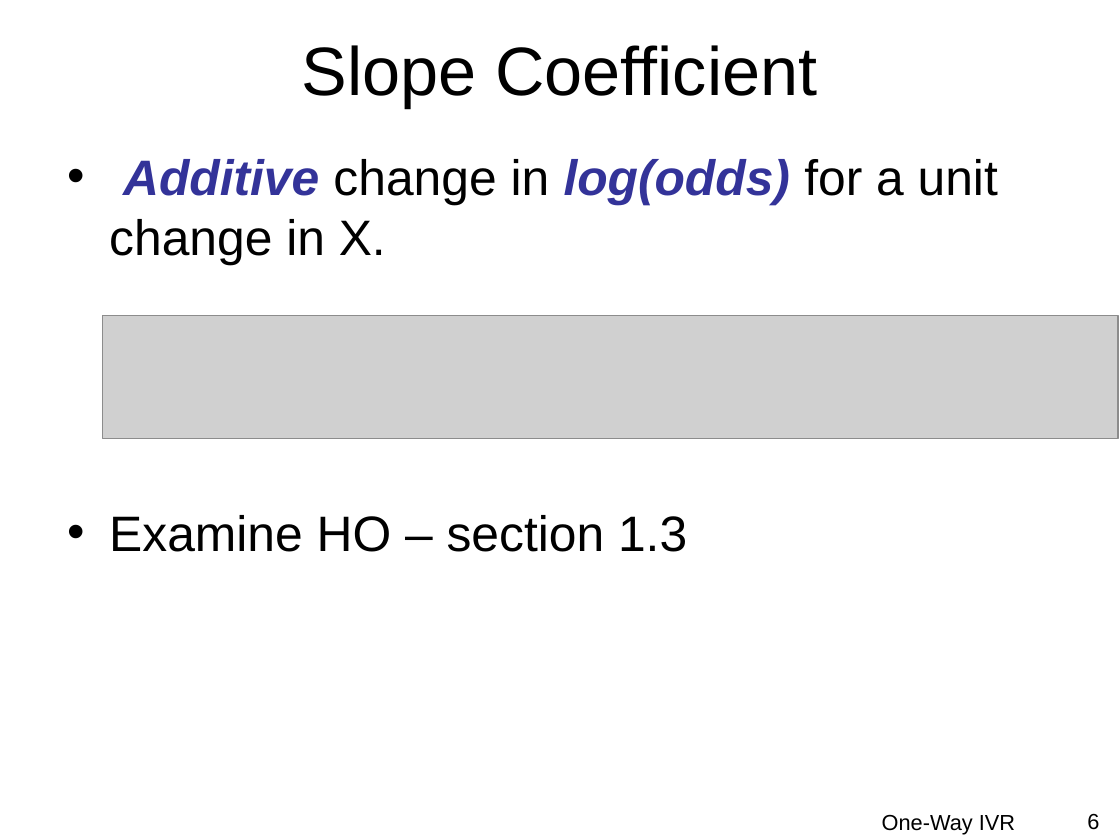
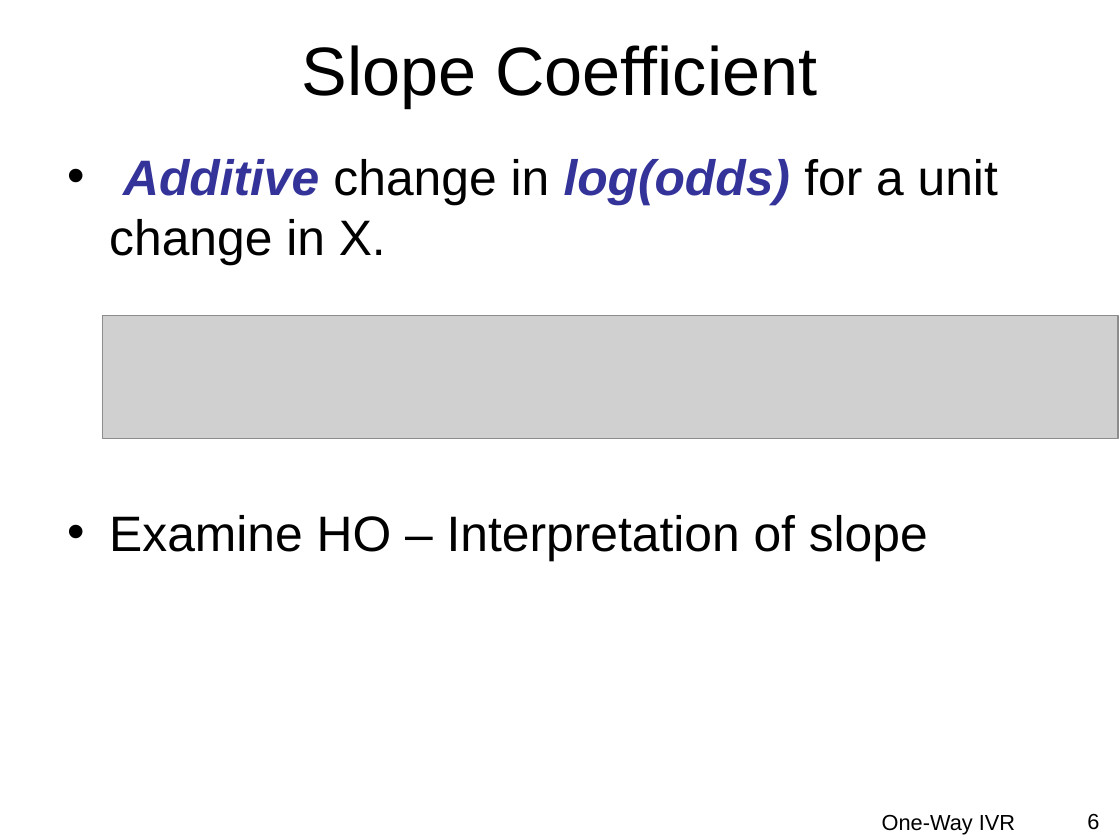
Before and after one commit to droglenc/NCMTH207, a slide deck: slide 6 of modules/LogisticRegression/PPT.pptx. Drawn at 1120x840 pixels with LibreOffice and Linux fonts; fonts in the diff are those of the drawing; grey boxes stand for pictures; background and template pictures are left out. Boxes give left, top, right and bottom in pixels: in the first picture for what was removed or moved away, otherwise in the second. Text is boxed around its words. In the diff, an @@ line names an element or a change of style, - is before the commit and + after.

```diff
--- a/modules/LogisticRegression/PPT.pptx
+++ b/modules/LogisticRegression/PPT.pptx
@@ text at bbox=[109, 515, 928, 561]: text changed @@
-• Examine HO – section 1.3
+• Examine HO – Interpretation of slope
```
Also in this commit, not shown: 7 other slides changed, 12 other files.
